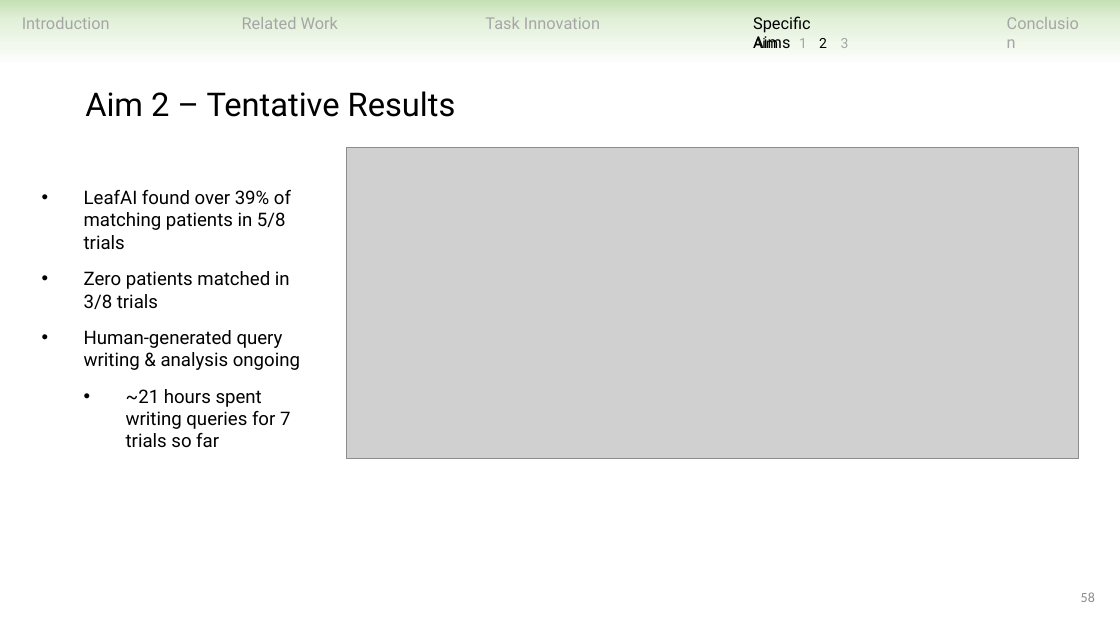
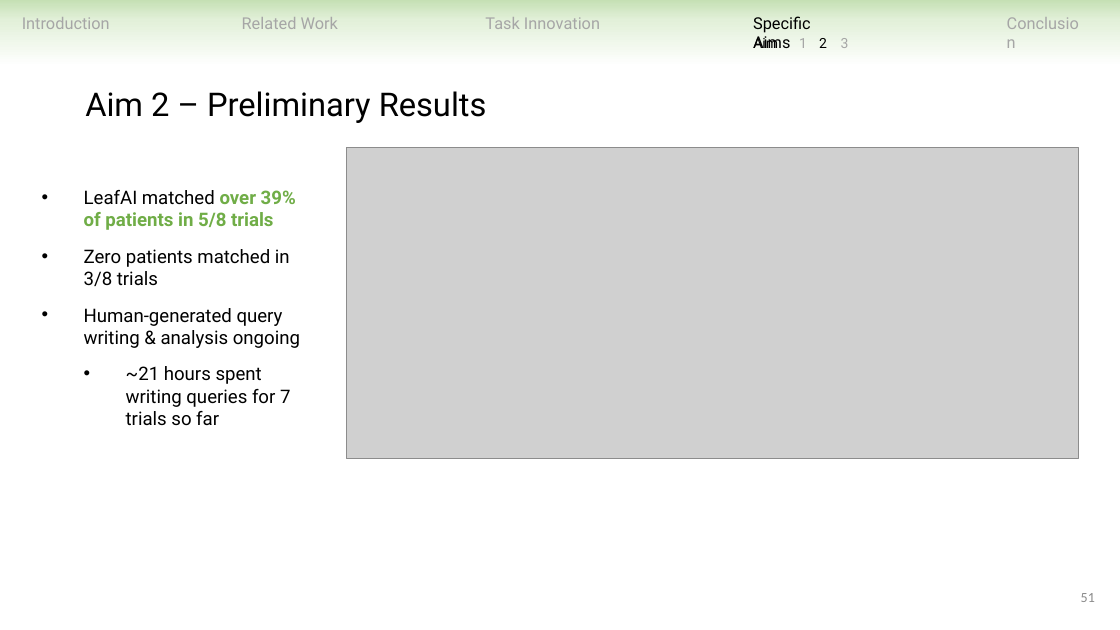
Before and after one commit to ndobb/dissertation, a slide deck: slide 51 of 4_general_exam/presentation/nic_dobbins_general_exam.pptx (slide 58 before the commit). Drawn at 1120x630 pixels with LibreOffice and Linux fonts; fonts in the diff are those of the drawing; grey boxes stand for pictures. Boxes give left, top, right and bottom in pixels: in the first picture for what was removed or moved away, otherwise in the second. Text is boxed around its words. In the diff, an @@ line names an element or a change of style, - is before the commit and + after.

```diff
--- a/4_general_exam/presentation/nic_dobbins_general_exam.pptx
+++ b/4_general_exam/presentation/nic_dobbins_general_exam.pptx
@@ text at (85,91,487,123): text changed @@
-Aim 2 – Tentative Results
+Aim 2 – Preliminary Results
@@ text at (84,190,296,230): text changed; text colour #000000 to #70AD47; bold on @@
-• LeafAI found over 39% of matching patients in 5/8 trials
+• LeafAI matched over 39% of patients in 5/8 trials
@@ page number at (1081,593,1095,602): text changed @@
-58
+51
```
Also in this commit, not shown: 21 other slides changed, 3 slides added, 1 slide removed.
